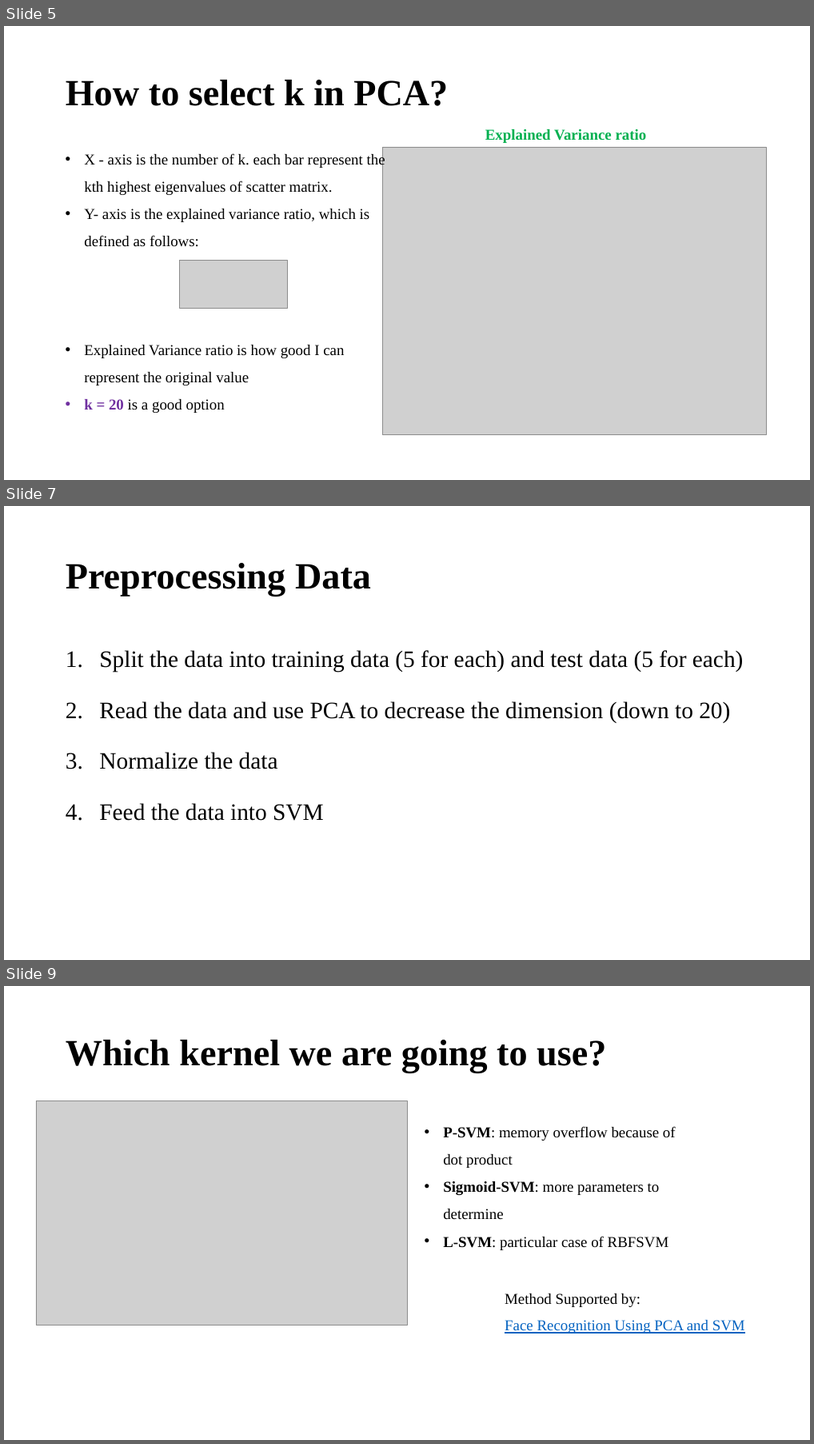
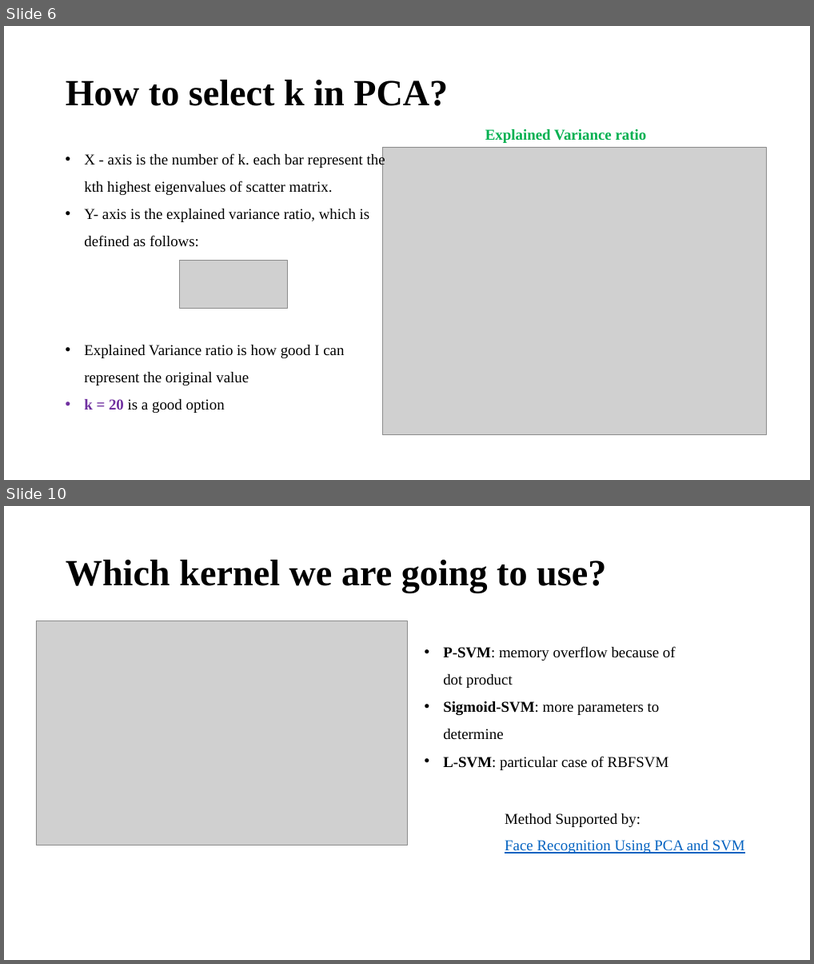
Before and after one commit to MonkeykingYan/NBA, a slide deck: Yan_Ma.pptx. Shown one above the other, each under a label of ours: slides 5, 7 and 9 before the commit, slides 6 and 10 after it; the slides between them are not shown. The pictures are 814x1444 and 814x964 pixels, drawn with LibreOffice and Linux fonts; fonts in the diff are those of the drawing; grey boxes stand for pictures. Boxes give left, top, right and bottom in pixels: in the first picture for what was removed or moved away, otherwise in the second. Text is boxed around its words. In the diff, an @@ line names an element or a change of style, - is before the commit and + after.

```diff
--- a/Yan_Ma.pptx
+++ b/Yan_Ma.pptx
@@ slide 7 removed at [4,506,810,960], background #FFFFFF @@
@@ title removed at [66,563,371,596] @@
-Preprocessing Data
@@ text removed at [99,650,744,820] @@
-1. Split the data into training data (5 for each) and test data (5 for each)
-2. Read the data and use PCA to decrease the dimension (down to 20)
-3. Normalize the data
-4. Feed the data into SVM
@@ what was slide 5 is now slide 6 @@
@@ what was slide 9 is now slide 10 @@
```
Also in this commit, not shown: 3 slides changed, 4 slides added, 2 other slides removed, 14 other files.
